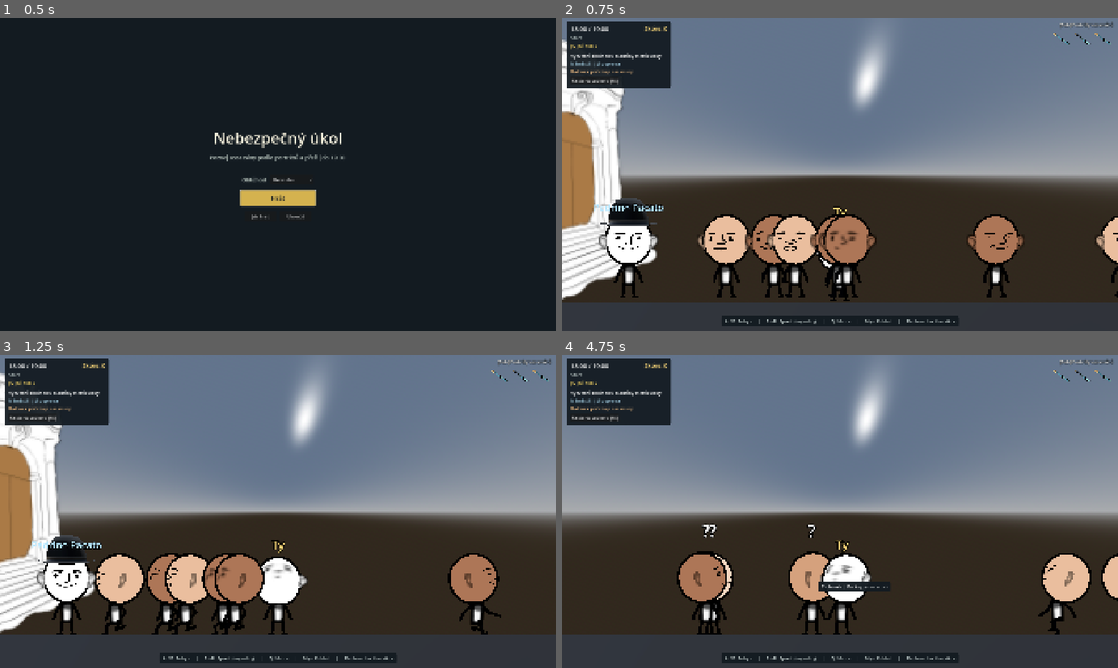
Above: before the commit, frames 1-4 (two rows, left to right).
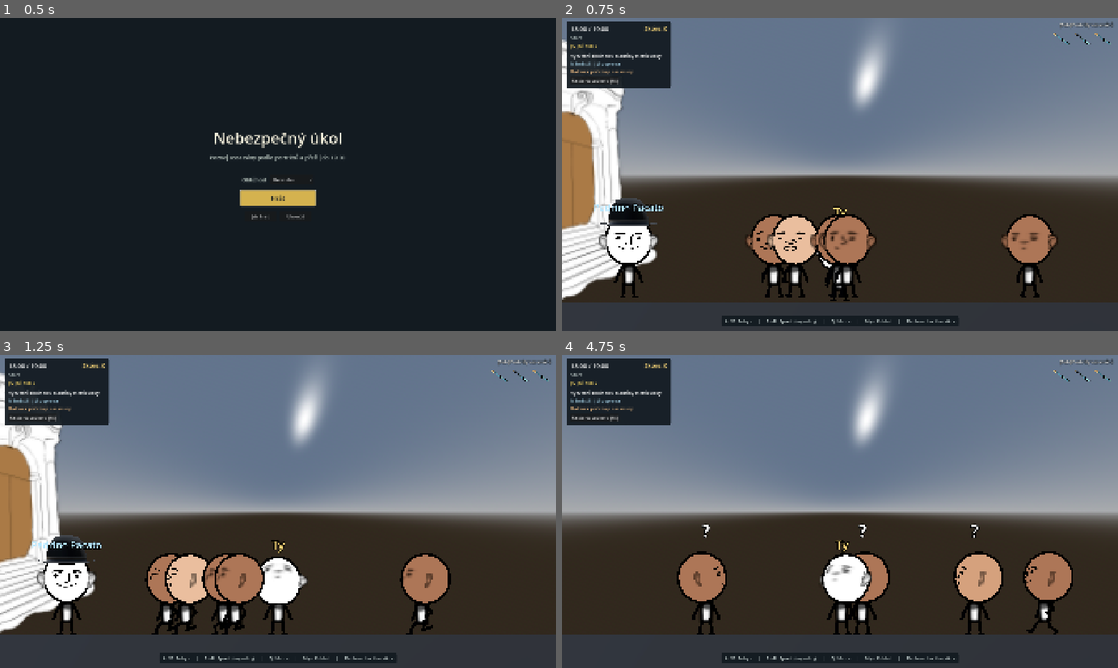
Above: after the commit, the same moments.

Repository: JosefAmbruz/nebezpecny-ukol
Game: Godot game, scene res://src/ui/title_screen.tscn
Two runs of this game, one before a commit and one after it. Both use one fixed random seed, a clock stepped at 60 frames per second and the inputs below.
Inputs (mouse positions are in pixels of both pictures, inside the frame that each line leads up to):
- Up to frame 1 (0.5 s): no input
- Up to frame 2 (0.75 s): click "Hrát" at 0.5 s
- Up to frame 3 (1.25 s): no input
- Up to frame 4 (4.75 s): click "Restartovat kolo [F5]" at 1.25 s; click "Restartovat kolo [F5]" at 2 s; click "Restartovat kolo [F5]" at 2.75 s; tap Enter at 3.5 s; move the mouse to (962, 495) at 3.52 s; hold D (move_right) 3.53-4.25 s; tap Q (distract) at 3.6 s; click (962, 495) at 3.67 s; drag from (728, 527) to (812, 574) at 4.27 s

Frame 1 is identical in both runs. In frame 2, 4.2% of the frame differs, in the area x 24-100%, y 62-90%; in frame 3, 4.2%; in frame 4, 6.5%, in the area x 24-100%, y 53-90%.

Commit message:
feat: Give assassins distinct personalities

Diff:
--- a/src/characters/character_data.gd
+++ b/src/characters/character_data.gd
@@ -6,6 +6,21 @@
 	HAS_BALLOON = 1,
 	HAS_BATTERY = 2,
 	COMPLETED = 3,
+}
+
+## Povaha assassina mění jeho AI (viz NpcBase._apply_personality).
+enum Personality {
+	NONE = 0,
+	AGGRESSIVE = 1, # rychle a nápadně útočí
+	PATIENT = 2,    # vidí dál a dlouho tě sleduje, ale zřídka začne
+	SKITTISH = 3,   # pomalu útočí, a když se na něj podíváš, uteče z čtvrti
+}
+
+const PERSONALITY_NAMES := {
+	Personality.NONE: "",
+	Personality.AGGRESSIVE: "Agresivní",
+	Personality.PATIENT: "Trpělivý",
+	Personality.SKITTISH: "Zbabělý",
 }
 
 @export var id: StringName = &""
@@ -18,6 +33,7 @@
 @export var quest_stage: QuestStage = QuestStage.NONE
 @export var is_alive: bool = true
 @export var current_level_id: int = 0
+@export var personality: Personality = Personality.NONE
 
 var has_killed: bool = false
 var kill_score: int = 0
--- a/src/characters/character_generator.gd
+++ b/src/characters/character_generator.gd
@@ -29,6 +29,13 @@
 		)
 
 	var clamped_quest_count := mini(quest_count, count)
+	# Povahy se střídají rovnoměrně, aby v každém zápase byly všechny.
+	var personalities := [
+		CharacterData.Personality.AGGRESSIVE,
+		CharacterData.Personality.PATIENT,
+		CharacterData.Personality.SKITTISH,
+	]
+	personalities.shuffle()
 
 	for i in range(count):
 		var data := CharacterData.new()
@@ -42,6 +49,7 @@
 		data.is_assassin = true
 		data.is_alive = true
 		data.quest_stage = CharacterData.QuestStage.NONE
+		data.personality = personalities[i % personalities.size()]
 
 		if i < clamped_quest_count:
 			data.can_do_quest = true
--- a/src/characters/npc_base.gd
+++ b/src/characters/npc_base.gd
@@ -69,6 +69,8 @@
 @export var heat_detect_multiplier: float = 3.0
 @export var heat_detect_range_multiplier: float = 1.5
 @export var post_abort_cooldown: float = 4.0
+## Zbabělý assassin uteče s touto šancí za sekundu, když se na něj cíl dívá.
+@export var skittish_flee_chance_per_sec: float = 0.8
 ## Při plném tlaku závěru zápasu se šance začít stopovat násobí touto hodnotou.
 @export var late_stalk_multiplier: float = 2.0
 ## Při plném tlaku se nabíjení útoku zrychlí o tento podíl.
@@ -108,6 +110,8 @@
 var _stalk_target: Node3D = null
 var _stalk_pause_timer: float = 0.0
 var _stalk_time_left: float = 0.0
+var _stalk_time_limit: float = STALK_TIME_LIMIT
+var _stalk_speed_factor: float = 0.95
 var _attack_elapsed: float = 0.0
 var _attack_cooldown: float = 0.0
 var _evade_timer: float = 0.0
@@ -132,6 +136,7 @@
 		detect_range *= preset["detect_range_mult"]
 		stalk_trigger_chance_per_sec *= preset["stalk_chance_mult"]
 		attack_duration *= preset["attack_duration_mult"]
+		_apply_personality()
 
 	if visuals and appearance:
 		visuals.appearance = appearance
@@ -328,6 +333,25 @@
 
 #region Assassin AI (Stalk, Attack, Flee)
 
+func _get_personality() -> CharacterData.Personality:
+	return character_data.personality if character_data else CharacterData.Personality.NONE
+
+
+func _apply_personality() -> void:
+	match _get_personality():
+		CharacterData.Personality.AGGRESSIVE:
+			stalk_trigger_chance_per_sec *= 1.8
+			attack_duration *= 0.8
+			post_abort_cooldown *= 0.5
+			_stalk_speed_factor = 1.25
+		CharacterData.Personality.PATIENT:
+			stalk_trigger_chance_per_sec *= 0.7
+			detect_range *= 1.25
+			_stalk_time_limit *= 2.0
+		CharacterData.Personality.SKITTISH:
+			attack_duration *= 1.2
+
+
 func alert_to_stalk(target: Node3D) -> bool:
 	if not is_assassin or state in [State.DEAD, State.FLEE, State.ATTACK, State.STUNNED] or _attack_cooldown > 0.0 or _is_in_passive_immunity_zone():
 		return false
@@ -336,7 +360,7 @@
 	_exit_lean()
 	_stalk_target = target
 	_stalk_pause_timer = 0.7
-	_stalk_time_left = STALK_TIME_LIMIT
+	_stalk_time_left = _stalk_time_limit
 	state = State.STALK
 	return true
 
@@ -405,6 +429,9 @@
 		return
 
 	if _target_is_looking_at_me(_stalk_target):
+		if _get_personality() == CharacterData.Personality.SKITTISH and _stalk_target is Player and randf() < 1.0 - exp(-skittish_flee_chance_per_sec * delta):
+			_enter_flee()
+			return
 		velocity.x = 0.0
 		_looking_right = dist_x < 0.0
 		if abs_dist < attack_range * 0.8:
@@ -420,7 +447,7 @@
 
 	# Simuluje nenápadnou chůzi (občas krátce zastaví), ale postupně se přibližuje
 	if abs_dist > attack_range * 0.75:
-		_move_horizontally(signf(dist_x), walk_speed * 0.95)
+		_move_horizontally(signf(dist_x), walk_speed * _stalk_speed_factor)
 		if randf() < 0.25 * delta:
 			_stalk_pause_timer = randf_range(0.4, 1.0)
 	else:
--- a/src/ui/assassin_list_entry.gd
+++ b/src/ui/assassin_list_entry.gd
@@ -3,6 +3,7 @@
 
 @onready var _portrait_texture: TextureRect = %PortraitTexture
 @onready var _name_label: Label = %NameLabel
+@onready var _trait_label: Label = %TraitLabel
 @onready var _dead_overlay: Control = %DeadOverlay
 
 var character_id: StringName = &""
@@ -11,6 +12,8 @@
 func setup(data: CharacterData) -> void:
 	character_id = data.id
 	_name_label.text = data.display_name
+	_trait_label.text = CharacterData.PERSONALITY_NAMES[data.personality]
+	_trait_label.visible = not _trait_label.text.is_empty()
 	_portrait_texture.texture = data.portrait
 	set_alive(data.is_alive)
 
--- a/src/ui/assassin_list_entry.tscn
+++ b/src/ui/assassin_list_entry.tscn
@@ -54,3 +54,11 @@
 text = "Assassin"
 horizontal_alignment = 1
 autowrap_mode = 2
+
+[node name="TraitLabel" type="Label" parent="MarginContainer/VBoxContainer"]
+unique_name_in_owner = true
+layout_mode = 2
+theme_override_colors/font_color = Color(1, 0.78, 0.54, 1)
+theme_override_font_sizes/font_size = 13
+text = "Povaha"
+horizontal_alignment = 1
--- a/src/ui/title_screen.tscn
+++ b/src/ui/title_screen.tscn
@@ -154,6 +154,7 @@
 [b]Q[/b] | Hoď minci ke kurzoru. Lidé v okolí se na chvíli otočí za zvukem a ty můžeš zaútočit zezadu nebo utéct.
 [b]F[/b] | Odraz útok, když se čas zpomalí a objeví se výzva.
 [b]Svědci[/b] | Blízcí civilisté po útoku utečou a mohou upozornit assassiny. Na náměstí je rušněji, v parku klidněji. Když tě uvidí zabíjet, assassini tě chvíli hledají. Schovej se nebo přejdi do jiné čtvrti.
+[b]Povahy[/b] | Agresivní útočí rychle a nápadně, trpělivý vidí dál a dlouho sleduje, zbabělý uteče, když se na něj podíváš.
 [b]Šalina[/b] | Občas přijede. Lidé přestoupí, může vystoupit i assassin a hluk na chvíli přehluší svědky.
 [b]Skóre[/b] | Assassin body přidá, civilista je ubere. Úkol je za bonus.
 [b]Kombo[/b] | Assassini za sebou bez chyby násobí body. Likvidace bez svědků dá bonus.
--- /dev/null
+++ b/tests/test_personalities.gd
@@ -0,0 +1,47 @@
+extends Node3D
+
+# Run with godot --headless --path . res://tests/test_personalities.tscn.
+func _ready() -> void:
+	var pool := preload("res://src/characters/default_appearance_pool.tres")
+	var generated := CharacterGenerator.generate_assassins(pool, 6, 2, 3)
+	var counts := {}
+	for data in generated:
+		counts[data.personality] = counts.get(data.personality, 0) + 1
+	assert(counts.size() == 3 and not counts.has(CharacterData.Personality.NONE))
+	assert(counts.values().all(func(n: int) -> bool: return n == 2))
+
+	var plain := _spawn_assassin(CharacterData.Personality.NONE, 0.0)
+	var aggressive := _spawn_assassin(CharacterData.Personality.AGGRESSIVE, 0.0)
+	var patient := _spawn_assassin(CharacterData.Personality.PATIENT, 0.0)
+	assert(aggressive.attack_duration < plain.attack_duration and aggressive._stalk_speed_factor > plain._stalk_speed_factor)
+	assert(patient.detect_range > plain.detect_range and patient._stalk_time_limit > plain._stalk_time_limit)
+
+	var player := Player.new()
+	add_child(player)
+	player._looking_right = true
+	var skittish := _spawn_assassin(CharacterData.Personality.SKITTISH, 3.0)
+	skittish.skittish_flee_chance_per_sec = 1000.0
+	assert(skittish.alert_to_stalk(player))
+	skittish._stalk_pause_timer = 0.0
+	skittish._process_stalk(0.1)
+	assert(skittish.state == NpcBase.State.FLEE)
+
+	plain.position.x = 3.0
+	assert(plain.alert_to_stalk(player))
+	plain._stalk_pause_timer = 0.0
+	plain._process_stalk(0.1)
+	assert(plain.state == NpcBase.State.STALK)
+	print("Assassin personalities passed.")
+	get_tree().quit()
+
+
+func _spawn_assassin(personality: CharacterData.Personality, x: float) -> NpcBase:
+	var data := CharacterData.new()
+	data.is_assassin = true
+	data.personality = personality
+	var npc := preload("res://src/characters/npc_base.tscn").instantiate() as NpcBase
+	npc.apply_character_data(data)
+	npc.position.x = x
+	add_child(npc)
+	npc.set_physics_process(false)
+	return npc
--- /dev/null
+++ b/tests/test_personalities.tscn
@@ -0,0 +1,6 @@
+[gd_scene load_steps=2 format=3]
+
+[ext_resource type="Script" path="res://tests/test_personalities.gd" id="1"]
+
+[node name="TestPersonalities" type="Node3D"]
+script = ExtResource("1")
Not shown, added: tests/test_personalities.gd.uid
